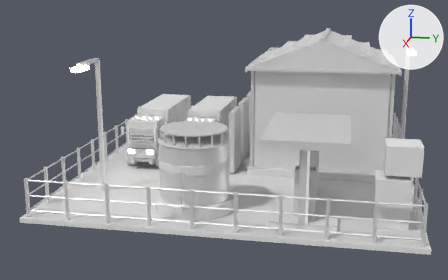
Before and after pictures for a commit that changed the FBX model Assets/Art/KayseriIsland/Models/Iron/Phase2/Fleet_P2.fbx.
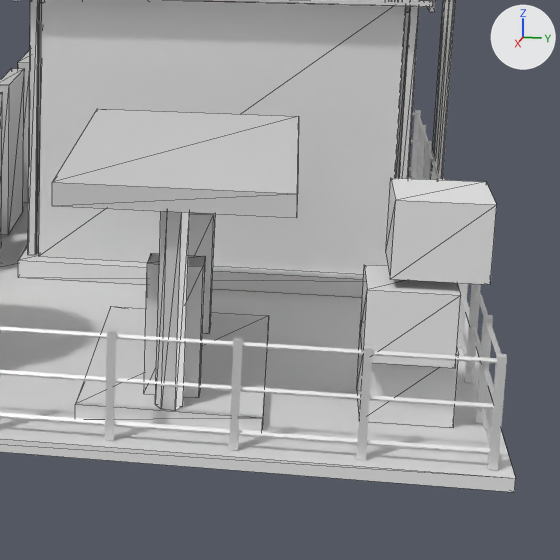
There are two pictures of each version: one whole from a 50 mm lens placed at (19.49, -13.82, 23.86), pointed at (-25.02, -22.72, 12.73), one close up on the part from 54% to 100% of the width and 26% to 100% of the height. Arrows for +X, +Y and +Z are at upper right; the lights stay in place. The older version's two pictures come first. The close-ups show mesh edges as thin lines. Where no turn or scale is listed for an object, it has been applied to the vertices. Vertices at exactly the same position are counted once.

The older version as bpy lines, for what is in view:
```python
me_fleet_crates_001 = bpy.data.meshes.new('Fleet.Crates.001')
me_fleet_crates_001.from_pydata(...)  # a box spanning x -1.41..0.54, y -0.95..1.0, z 0.0..1.66; a box spanning x -0.66..1.21, y -0.98..0.88, z 1.59..3.17; a box spanning x -0.93..1.06, y -0.52..1.47, z 3.39..5.08
me_fleet_crates_001.materials.append(mat_wood_lt)  # white #e7e7e7
me_fleet_doors_001 = bpy.data.meshes.new('Fleet.Doors.001')
me_fleet_doors_001.from_pydata(...)  # a box spanning x -35.4..-32.6, y -20.8..-20.4, z 0.35..4.95; a box spanning x -31.4..-28.6, y -20.8..-20.4, z 0.35..4.95; a box spanning x -27.4..-24.6, y -20.8..-20.4, z 0.35..4.95
me_fleet_doors_001.materials.append(mat_steel_dk)  # white #e7e7e7
me_fleet_lamp0_001 = bpy.data.meshes.new('Fleet.Lamp0.001')
me_fleet_lamp0_001.from_pydata(...)  # a box spanning x 0.0..3.0, y -0.11..0.11, z 8.89..9.11, material slot 0; an 8-sided cylinder along z spanning x -0.18..0.18, y -0.18..0.18, z 0.0..9.0, material slot 0; a box spanning x 2.01..3.51, y -0.3..0.3, z 8.61..8.89, material slot 1
me_fleet_lamp0_001.materials.append(mat_steel)  # white #e7e7e7
me_fleet_lamp0_001.materials.append(mat_lamp_glow)  # white #e7e7e7, glowing beige #fff3d4
ob_fleet_crates = bpy.data.objects.new('Fleet.Crates', me_fleet_crates_001)
ob_fleet_crates.location = (-16.0, -11.0, 10.26)
ob_fleet_doors = bpy.data.objects.new('Fleet.Doors', me_fleet_doors_001)
ob_fleet_doors.location = (0.0, -1.46, 9.96)
ob_fleet_lamp0 = bpy.data.objects.new('Fleet.Lamp0', me_fleet_lamp0_001)
ob_fleet_lamp0.location = (-33.0, -9.12, 10.26)
# also in view: 'Fleet.Garage' at (-30.0, -15.64, 15.35); 'Fleet.Yard' at (-26.0, -21.0, 10.1); 'Fleet.FuelIsland' at (-18.0, -16.0, 12.9); 'Fleet.Fence' at (-26.0, -21.0, 11.46)
```
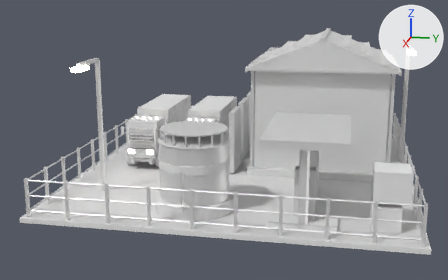
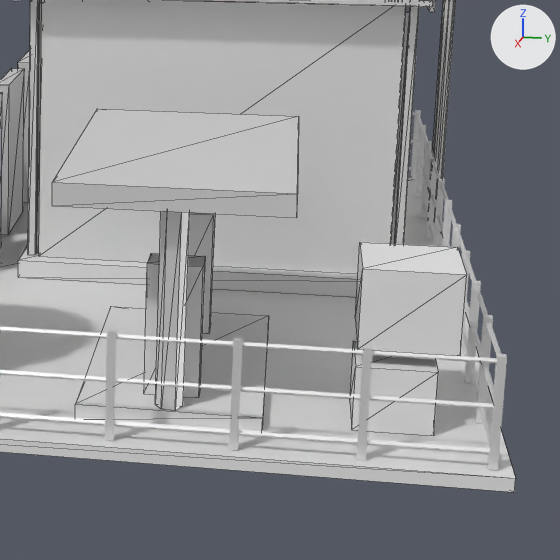
What differs and where, as boxes (x1, y1, x2, y2) in the close-ups (560 x 560 px):
'Fleet.Crates', reshaped (16% narrower, 22% shorter): before (357, 178, 497, 428); after (350, 242, 467, 436)
part 1 of me_fleet_crates_001, added: after (350, 341, 438, 436)
part 2 of me_fleet_crates_001, added: after (355, 242, 467, 356)
part 3 of me_fleet_crates_001, deleted: before (357, 324, 459, 428)
part 4 of me_fleet_crates_001, deleted: before (360, 265, 461, 368)
part 5 of me_fleet_crates_001, deleted: before (386, 178, 497, 285)

The edits, one by one:
me_fleet_crates_001 is used by ob_fleet_crates; location (-16.0, -11.0, 10.26).
me_fleet_crates_001 had 24 vertices, 36 faces and spanned x -1.41..1.21, y -0.98..1.47, z 0.0..5.08.
me_fleet_crates_001 now has 16 vertices, 24 faces and spans x -1.13..1.08, y -1.12..1.0, z 0.0..3.55.
me_fleet_crates_001 part 1: a new loose piece, a box spanning x -0.6..1.08, y -1.12..0.56, z 0.0..1.43, in mat_wood_lt (white #e7e7e7).
me_fleet_crates_001 part 2: a new loose piece, a box spanning x -1.13..0.96, y -1.09..1.0, z 1.77..3.55, in mat_wood_lt (white #e7e7e7).
me_fleet_crates_001 part 3: the loose piece of 8 vertices spanning x -1.41..0.54, y -0.95..1.0, z 0.0..1.66 is deleted.
me_fleet_crates_001 part 4: the loose piece of 8 vertices spanning x -0.66..1.21, y -0.98..0.88, z 1.59..3.17 is deleted.
me_fleet_crates_001 part 5: the loose piece of 8 vertices spanning x -0.93..1.06, y -0.52..1.47, z 3.39..5.08 is deleted.
